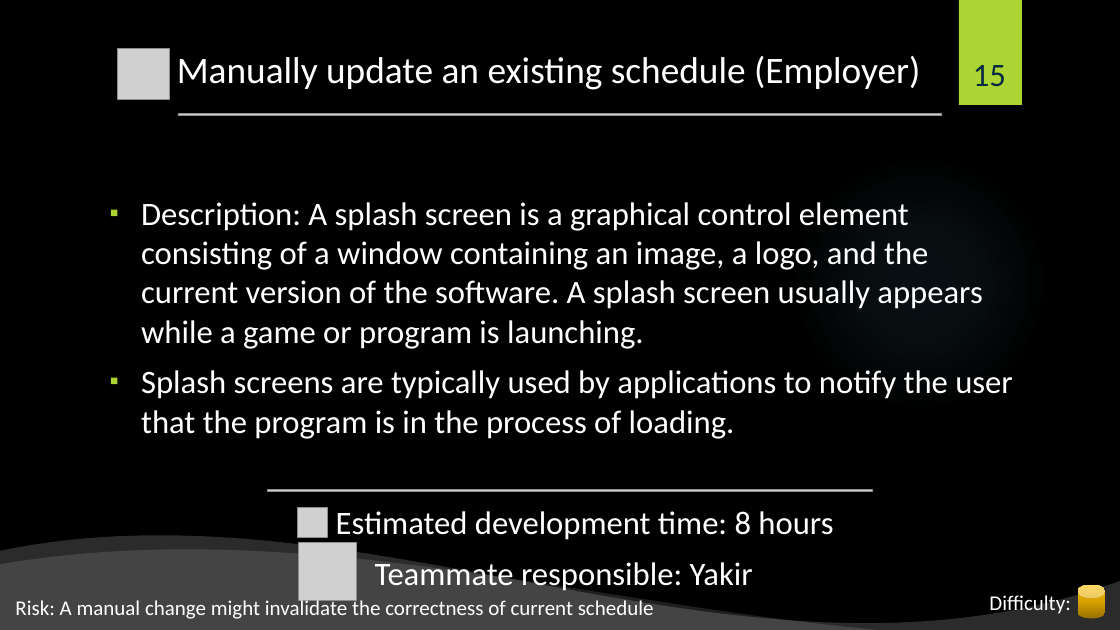
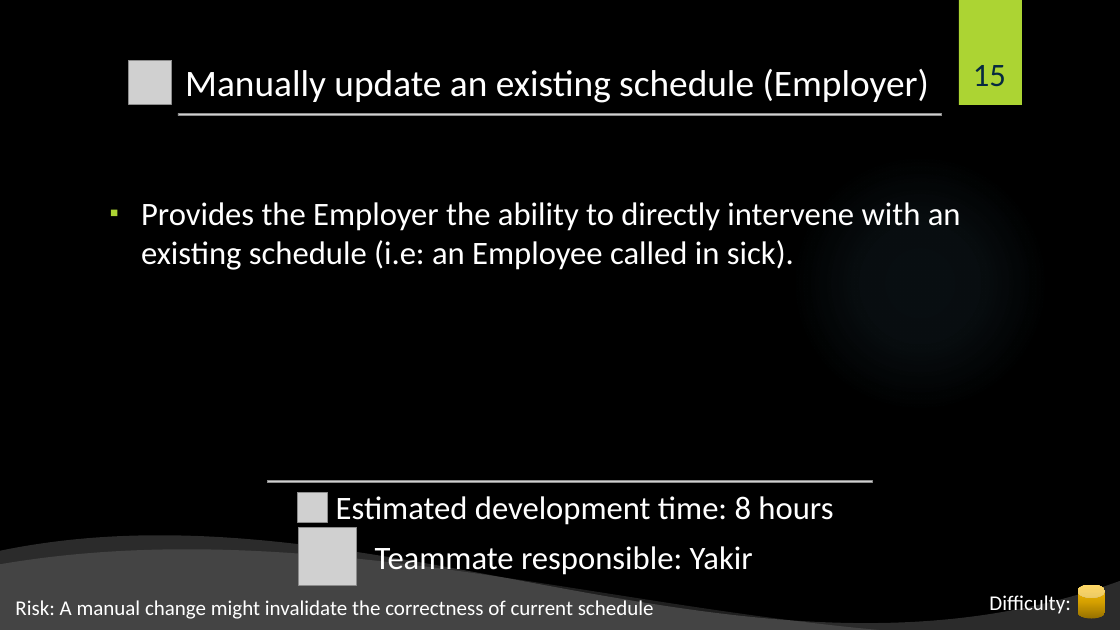
Before and after one commit to shiftlyapp/Shiftly, a slide deck: slide 15 of Backlog.pptx. Drawn at 1120x630 pixels with LibreOffice and Linux fonts; fonts in the diff are those of the drawing; grey boxes stand for pictures; background and template pictures are left out. Boxes give left, top, right and bottom in pixels: in the first picture for what was removed or moved away, otherwise in the second. Text is boxed around its words. In the diff, an @@ line names an element or a change of style, - is before the commit and + after.

```diff
--- a/Backlog.pptx
+++ b/Backlog.pptx
@@ title "Manually update an existing schedule ..." moved from (x1=177, y1=56, x2=920, y2=90) to (x1=185, y1=69, x2=929, y2=103) @@
@@ picture resized from (x1=118, y1=48, x2=169, y2=99) to (x1=128, y1=60, x2=171, y2=104) @@
@@ text at (x1=141, y1=202, x2=961, y2=270): text changed @@
-▪ Description: A splash screen is a graphical control element consisting of a window containing an image, a logo, and the current version of the software. A splash screen usually appears while a game or program is launching.
-▪ Splash screens are typically used by applications to notify the user that the program is in the process of loading.
+▪ Provides the Employer the ability to directly intervene with an existing schedule (i.e: an Employee called in sick).
@@ picture moved from (x1=267, y1=490, x2=872, y2=492) to (x1=267, y1=481, x2=872, y2=482) @@
@@ picture moved from (x1=297, y1=507, x2=328, y2=538) to (x1=297, y1=492, x2=328, y2=523) @@
@@ picture moved from (x1=298, y1=543, x2=356, y2=601) to (x1=298, y1=528, x2=356, y2=586) @@
```
Also in this commit, not shown: 11 other slides changed, 1 slide added.
